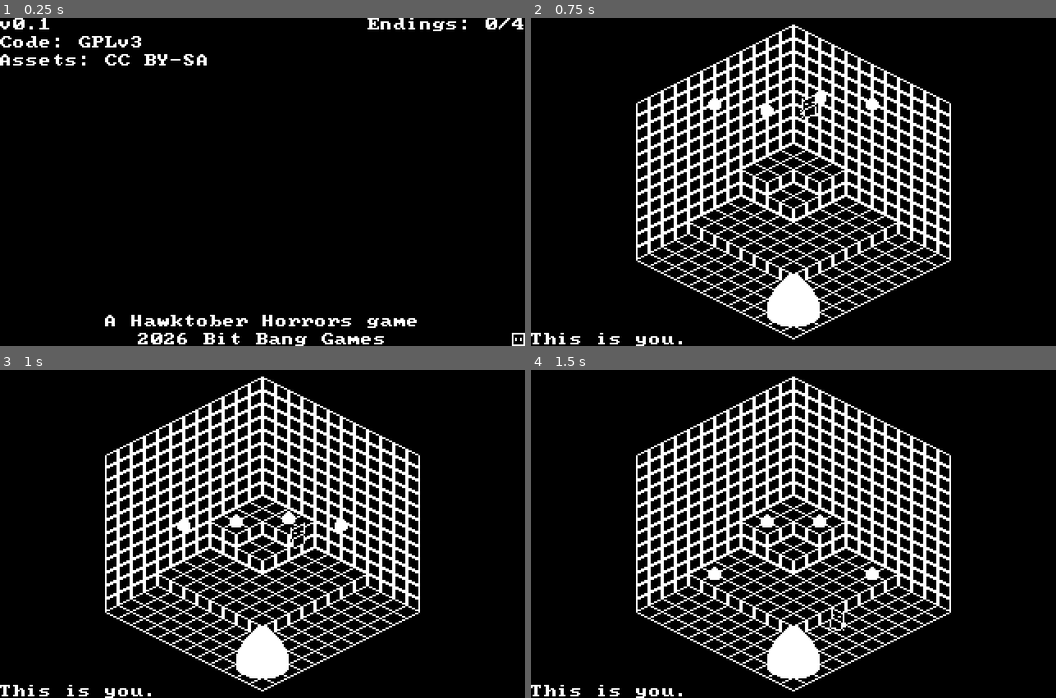
Above: before the commit, frames 1-4 (two rows, left to right).
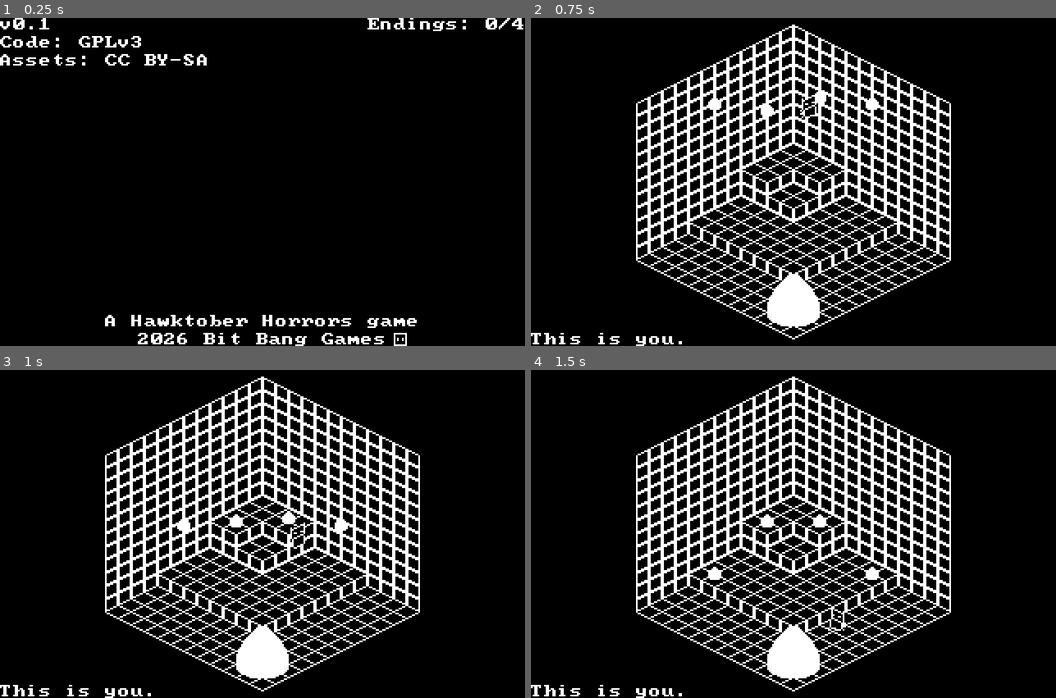
Above: after the commit, the same moments.

Repository: BitBangGames/feed_mother
Game: Godot game, scene res://src/main.tscn
Two runs of this game, one before a commit and one after it. Both use one fixed random seed, a clock stepped at 60 frames per second and the inputs below.
Inputs (mouse positions are in pixels of both pictures, inside the frame that each line leads up to):
- Up to frame 1 (0.25 s): no input
- Up to frame 2 (0.75 s): tap Enter at 0.5 s; move the mouse to (909, 165) at 0.52 s; hold D (right) from 0.53 s (still down); click (909, 165) at 0.6 s
- Up to frame 3 (1 s): keep holding D (right)
- Up to frame 4 (1.5 s): move the mouse to (688, 550) at 1.27 s; release D (right) at 1.28 s; hold S (down) from 1.28 s (still down); tap Space (confirm) at 1.35 s

The runs differ from the first frame. In frame 1, 0.1% of the frame differs, in the area x 75-100%, y 96-100%; in frame 2, nothing differs; in frame 3, nothing differs; in frame 4, nothing differs.

Commit message:
Conway is now closer to the text

Diff:
--- a/src/title_screen.tscn
+++ b/src/title_screen.tscn
@@ -48,7 +48,8 @@
 anchor_top = 1.0
 anchor_right = 1.0
 anchor_bottom = 1.0
-offset_right = 8.0
+offset_left = -72.0
+offset_right = -64.0
 offset_bottom = 8.0
 grow_horizontal = 0
 grow_vertical = 0
